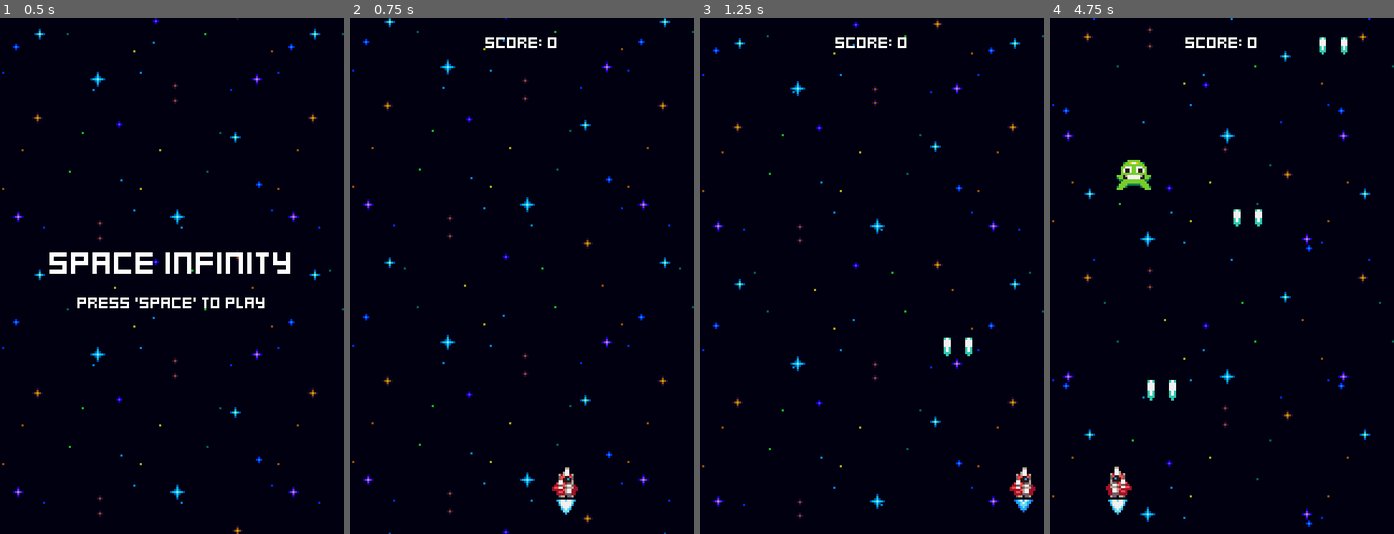
Above: before the commit, frames 1-4 (left to right).
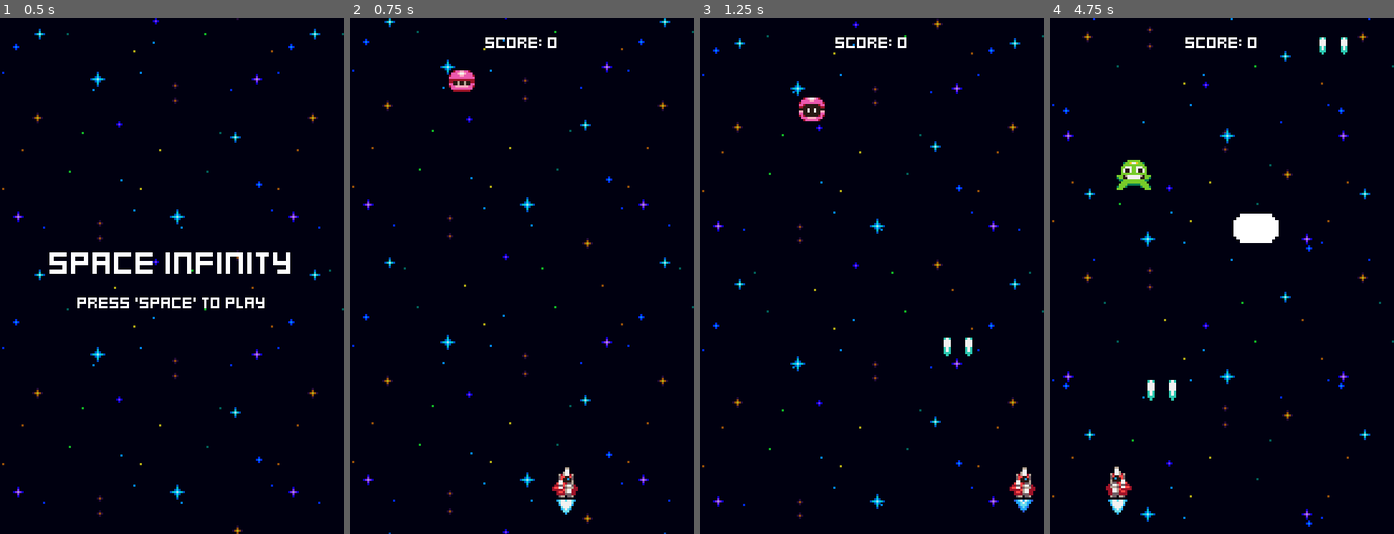
Above: after the commit, the same moments.

Repository: mihaituta/Space-infinity
Game: Godot game, scene res://menus/menu.tscn
Same seed, same stepped clock (60 frames per second), same inputs: the game is played once before the commit and once after it.
Inputs:
- Up to frame 1 (0.5 s): no input
- Up to frame 2 (0.75 s): tap Space at 0.5 s; hold Right (ui_right) from 0.53 s (still down); tap Enter (ui_accept) at 0.6 s
- Up to frame 3 (1.25 s): keep holding Right (ui_right); tap Enter (ui_accept) at 0.77, 1.07 s
- Up to frame 4 (4.75 s): release Right (ui_right) at 1.28 s; hold Left (ui_left) 1.28-2.03 s; tap Enter (ui_accept) at 1.35, 1.52, 1.82, 2.1, 2.85, 3.02, 3.32, 3.6, 3.77, 4.07, 4.35, 4.52 s; hold Right (ui_right) 2.03-3.53 s; hold Left (ui_left) from 3.53 s (still down)

Frame 1 is identical in both runs. In frame 2, 0.3% of the frame differs, in the area x 28-37%, y 10-15%; in frame 3, 0.3%; in frame 4, 0.7%, in the area x 53-67%, y 37-44%.

Commit message:
addedd pink enemy

Diff:
--- a/enemies/enemy.gd
+++ b/enemies/enemy.gd
@@ -1,3 +1,4 @@
+class_name Enemy
 extends Node2D
 @onready var animated_sprite_2d: = $AnimatedSprite2D
 @onready var stats_component: = $StatsComponent
--- a/enemies/enemy_generator.gd
+++ b/enemies/enemy_generator.gd
@@ -1,17 +1,20 @@
 extends Node2D;
 
 @export var GreenEnemeyScene: PackedScene
+@export var YellowEnemeyScene: PackedScene
 
 var margin = 8
 var screen_width = ProjectSettings.get_setting("display/window/size/viewport_width");
 
 @onready var spawner_component: = $SpawnerComponent;
 @onready var green_enemy_spawn_timer: = $GreenEnemySpawnTimer;
+@onready var yellow_enemy_spawn_timer: = $YellowEnemySpawnTimer;
 
 
 # Called when the node enters the scene tree for the first time.
 func _ready() -> void:
-	green_enemy_spawn_timer.timeout.connect(handle_spawn.bind(GreenEnemeyScene, green_enemy_spawn_timer))
+	green_enemy_spawn_timer.timeout.connect(handle_spawn.bind(GreenEnemeyScene, green_enemy_spawn_timer));
+	yellow_enemy_spawn_timer.timeout.connect(handle_spawn.bind(YellowEnemeyScene, yellow_enemy_spawn_timer));
 
 func handle_spawn(enemy_scene: PackedScene, timer: Timer) -> void:
 	spawner_component.scene = enemy_scene;
--- a/enemies/enemy_generator.tscn
+++ b/enemies/enemy_generator.tscn
@@ -1,10 +1,14 @@
-[gd_scene load_steps=3 format=3 uid="uid://b30mr5do3jfqp"]
+[gd_scene load_steps=5 format=3 uid="uid://b30mr5do3jfqp"]
 
 [ext_resource type="Script" path="res://components/spawner_component.gd" id="1_h3uog"]
 [ext_resource type="Script" path="res://enemies/enemy_generator.gd" id="1_q7qpv"]
+[ext_resource type="PackedScene" uid="uid://cm18kn0j5ljmg" path="res://enemies/green_enemy.tscn" id="2_0tcuy"]
+[ext_resource type="PackedScene" uid="uid://1j0bnf3snr6" path="res://enemies/yellow_enemy.tscn" id="3_anphx"]
 
 [node name="EnemyGenerator" type="Node2D"]
 script = ExtResource("1_q7qpv")
+GreenEnemeyScene = ExtResource("2_0tcuy")
+YellowEnemeyScene = ExtResource("3_anphx")
 
 [node name="SpawnerComponent" type="Node2D" parent="."]
 script = ExtResource("1_h3uog")
@@ -13,3 +17,8 @@
 wait_time = 2.0
 one_shot = true
 autostart = true
+
+[node name="YellowEnemySpawnTimer" type="Timer" parent="."]
+wait_time = 4.0
+one_shot = true
+autostart = true
--- a/enemies/green_enemy.tscn
+++ b/enemies/green_enemy.tscn
@@ -29,7 +29,7 @@
 }],
 "loop": true,
 "name": &"move",
-"speed": 10.0
+"speed": 6.0
 }]
 
 [sub_resource type="CircleShape2D" id="CircleShape2D_5sdh8"]
@@ -44,7 +44,7 @@
 sprite_frames = SubResource("SpriteFrames_mw43c")
 animation = &"move"
 autoplay = "move"
-frame_progress = 0.592802
+frame_progress = 0.45294
 
 [node name="StatsComponent" parent="." index="1"]
 health = 3
--- /dev/null
+++ b/enemies/pink_enemy.gd
@@ -0,0 +1,24 @@
+class_name PinkEnemy
+extends Enemy
+
+@onready var states: Node = $States
+@onready var move_down_state: = %MoveDownState;
+@onready var move_side_state: = %MoveSideState;
+@onready var pause_state: = %PauseState;
+@onready var move_side_component: = %MoveSideComponent
+
+
+func _ready() -> void:
+	super(); #calls Enemy (parent) class's _ready() function
+
+	for state in states.get_children():
+		state = state as StateComponent; #for auto-complete
+		state.disable();
+
+	move_side_component.velocity.x = [-20, 20].pick_random();
+
+	move_down_state.state_finished.connect(move_side_state.enable);
+	move_side_state.state_finished.connect(pause_state.enable);
+	pause_state.state_finished.connect(move_down_state.enable);
+
+	move_down_state.enable();
--- a/enemies/pink_enemy.tscn
+++ b/enemies/pink_enemy.tscn
@@ -1,7 +1,12 @@
-[gd_scene load_steps=9 format=3 uid="uid://fcgyuujissnh"]
+[gd_scene load_steps=16 format=3 uid="uid://fcgyuujissnh"]
 
 [ext_resource type="PackedScene" uid="uid://boalwrc8uak3" path="res://enemies/enemy.tscn" id="1_ry313"]
 [ext_resource type="Texture2D" uid="uid://tlg3x5kqqkp3" path="res://assets/pink_enemy.png" id="2_ekmwg"]
+[ext_resource type="Script" path="res://enemies/pink_enemy.gd" id="2_snxt2"]
+[ext_resource type="Script" path="res://components/state_component.gd" id="3_sj450"]
+[ext_resource type="Script" path="res://components/move_component.gd" id="4_2wrwq"]
+[ext_resource type="Script" path="res://components/border_bounce_component.gd" id="5_546is"]
+[ext_resource type="Script" path="res://components/timed_state_componoent.gd" id="6_cidex"]
 
 [sub_resource type="AtlasTexture" id="AtlasTexture_lf5hi"]
 atlas = ExtResource("2_ekmwg")
@@ -43,15 +48,73 @@
 }],
 "loop": true,
 "name": &"default",
-"speed": 10.0
+"speed": 8.0
 }]
 
-[node name="pink_enemy" instance=ExtResource("1_ry313")]
+[sub_resource type="CircleShape2D" id="CircleShape2D_mcqd7"]
+radius = 7.0
+
+[sub_resource type="CircleShape2D" id="CircleShape2D_cjbo1"]
+radius = 6.0
+
+[node name="PinkEnemy" instance=ExtResource("1_ry313")]
+script = ExtResource("2_snxt2")
 
 [node name="AnimatedSprite2D" parent="." index="0"]
 sprite_frames = SubResource("SpriteFrames_4wa1h")
 autoplay = "default"
-frame_progress = 0.147511
+
+[node name="StatsComponent" parent="." index="1"]
+health = 6
 
 [node name="MoveComponent" parent="." index="2"]
 velocity = Vector2(0, 10)
+
+[node name="VisibleOnScreenNotifier2D" parent="." index="4"]
+position = Vector2(0, -0.5)
+scale = Vector2(0.6, 0.55)
+
+[node name="CollisionShape2D" type="CollisionShape2D" parent="HurtboxComponent" index="0"]
+shape = SubResource("CircleShape2D_mcqd7")
+
+[node name="CollisionShape2D" type="CollisionShape2D" parent="HitboxComponent" index="0"]
+shape = SubResource("CircleShape2D_cjbo1")
+
+[node name="ScoreComponent" parent="." index="12"]
+adjust_amount = 20
+
+[node name="States" type="Node" parent="." index="13"]
+
+[node name="MoveDownState" type="Node" parent="States" index="0"]
+unique_name_in_owner = true
+script = ExtResource("6_cidex")
+duration = 2.0
+
+[node name="MoveComponent" type="Node" parent="States/MoveDownState" index="0" node_paths=PackedStringArray("actor")]
+script = ExtResource("4_2wrwq")
+actor = NodePath("../../..")
+velocity = Vector2(0, 15)
+
+[node name="MoveSideState" type="Node" parent="States" index="1"]
+unique_name_in_owner = true
+script = ExtResource("6_cidex")
+duration = 3.0
+
+[node name="MoveSideComponent" type="Node" parent="States/MoveSideState" index="0" node_paths=PackedStringArray("actor")]
+unique_name_in_owner = true
+script = ExtResource("4_2wrwq")
+actor = NodePath("../../..")
+velocity = Vector2(20, 0)
+
+[node name="BorderBounceComponent" type="Node" parent="States/MoveSideState" index="1" node_paths=PackedStringArray("actor", "move_component")]
+script = ExtResource("5_546is")
+actor = NodePath("../../..")
+move_component = NodePath("../MoveSideComponent")
+
+[node name="FireState" type="Node" parent="States" index="2"]
+script = ExtResource("3_sj450")
+
+[node name="PauseState" type="Node" parent="States" index="3"]
+unique_name_in_owner = true
+script = ExtResource("6_cidex")
+duration = 3.0
--- /dev/null
+++ b/enemies/yellow_enemy.gd
@@ -0,0 +1,10 @@
+extends Enemy
+
+
+func _ready() -> void:
+	super(); #calls Enemy (parent) class's _ready() function
+	move_component.velocity.x = [-20,20].pick_random();
+
+# Called every frame. 'delta' is the elapsed time since the previous frame.
+func _process(delta: float) -> void:
+	pass
--- /dev/null
+++ b/enemies/yellow_enemy.tscn
@@ -0,0 +1,66 @@
+[gd_scene load_steps=10 format=3 uid="uid://1j0bnf3snr6"]
+
+[ext_resource type="PackedScene" uid="uid://boalwrc8uak3" path="res://enemies/enemy.tscn" id="1_2vkrc"]
+[ext_resource type="Texture2D" uid="uid://b61k0ifgprcsw" path="res://assets/yellow_enemy.png" id="2_7phsq"]
+[ext_resource type="Script" path="res://enemies/yellow_enemy.gd" id="2_ijgxa"]
+[ext_resource type="Script" path="res://components/border_bounce_component.gd" id="4_d14ia"]
+
+[sub_resource type="AtlasTexture" id="AtlasTexture_6dd7a"]
+atlas = ExtResource("2_7phsq")
+region = Rect2(0, 0, 16, 16)
+
+[sub_resource type="AtlasTexture" id="AtlasTexture_5tig3"]
+atlas = ExtResource("2_7phsq")
+region = Rect2(16, 0, 16, 16)
+
+[sub_resource type="SpriteFrames" id="SpriteFrames_y862g"]
+animations = [{
+"frames": [{
+"duration": 1.0,
+"texture": SubResource("AtlasTexture_6dd7a")
+}, {
+"duration": 1.0,
+"texture": SubResource("AtlasTexture_5tig3")
+}],
+"loop": true,
+"name": &"default",
+"speed": 5.0
+}]
+
+[sub_resource type="RectangleShape2D" id="RectangleShape2D_4mq4t"]
+size = Vector2(16, 10)
+
+[sub_resource type="RectangleShape2D" id="RectangleShape2D_sxbrr"]
+size = Vector2(12, 8)
+
+[node name="YellowEnemy" instance=ExtResource("1_2vkrc")]
+script = ExtResource("2_ijgxa")
+
+[node name="AnimatedSprite2D" parent="." index="0"]
+sprite_frames = SubResource("SpriteFrames_y862g")
+autoplay = "default"
+frame_progress = 0.6871
+
+[node name="StatsComponent" parent="." index="1"]
+health = 6
+
+[node name="MoveComponent" parent="." index="2"]
+velocity = Vector2(0, 20)
+
+[node name="VisibleOnScreenNotifier2D" parent="." index="4"]
+scale = Vector2(0.8, 0.5)
+
+[node name="CollisionShape2D" type="CollisionShape2D" parent="HurtboxComponent" index="0"]
+shape = SubResource("RectangleShape2D_4mq4t")
+
+[node name="CollisionShape2D" type="CollisionShape2D" parent="HitboxComponent" index="0"]
+shape = SubResource("RectangleShape2D_sxbrr")
+debug_color = Color(0.729412, 0.380392, 0.352941, 0.572549)
+
+[node name="ScoreComponent" parent="." index="12"]
+adjust_amount = 10
+
+[node name="BorderBounceComponent" type="Node" parent="." index="13" node_paths=PackedStringArray("actor", "move_component")]
+script = ExtResource("4_d14ia")
+actor = NodePath("..")
+move_component = NodePath("../MoveComponent")
--- a/world.gd
+++ b/world.gd
@@ -6,6 +6,8 @@
 @onready var score_label: Label = $ScoreLabel
 
 func _ready() -> void:
+	randomize(); #gives new seed so that things are not always generated the same
+
 	update_score_label(game_stats.score);
 	game_stats.score_changed.connect(update_score_label);
 
--- a/world.tscn
+++ b/world.tscn
@@ -4,8 +4,8 @@
 [ext_resource type="Script" path="res://world.gd" id="1_romf4"]
 [ext_resource type="PackedScene" uid="uid://b1id44d5xjokf" path="res://effects/space_background.tscn" id="2_0vli1"]
 [ext_resource type="Resource" uid="uid://cpqnwclh4fi5e" path="res://game_stats.tres" id="2_cqqct"]
-[ext_resource type="PackedScene" uid="uid://cm18kn0j5ljmg" path="res://enemies/green_enemy.tscn" id="3_61hd8"]
 [ext_resource type="PackedScene" uid="uid://b30mr5do3jfqp" path="res://enemies/enemy_generator.tscn" id="3_s5d5x"]
+[ext_resource type="PackedScene" uid="uid://fcgyuujissnh" path="res://enemies/pink_enemy.tscn" id="4_iabgu"]
 [ext_resource type="LabelSettings" uid="uid://bvs1qb1iupf3c" path="res://fonts/default_label_settings.tres" id="6_d6vre"]
 
 [node name="World" type="Node2D"]
@@ -18,7 +18,6 @@
 [node name="SpaceBackground" parent="." instance=ExtResource("2_0vli1")]
 
 [node name="EnemyGenerator" parent="." instance=ExtResource("3_s5d5x")]
-GreenEnemeyScene = ExtResource("3_61hd8")
 
 [node name="ScoreLabel" type="Label" parent="."]
 offset_right = 160.0
@@ -27,3 +26,6 @@
 label_settings = ExtResource("6_d6vre")
 horizontal_alignment = 1
 vertical_alignment = 1
+
+[node name="PinkEnemy" parent="." instance=ExtResource("4_iabgu")]
+position = Vector2(52, 25)
